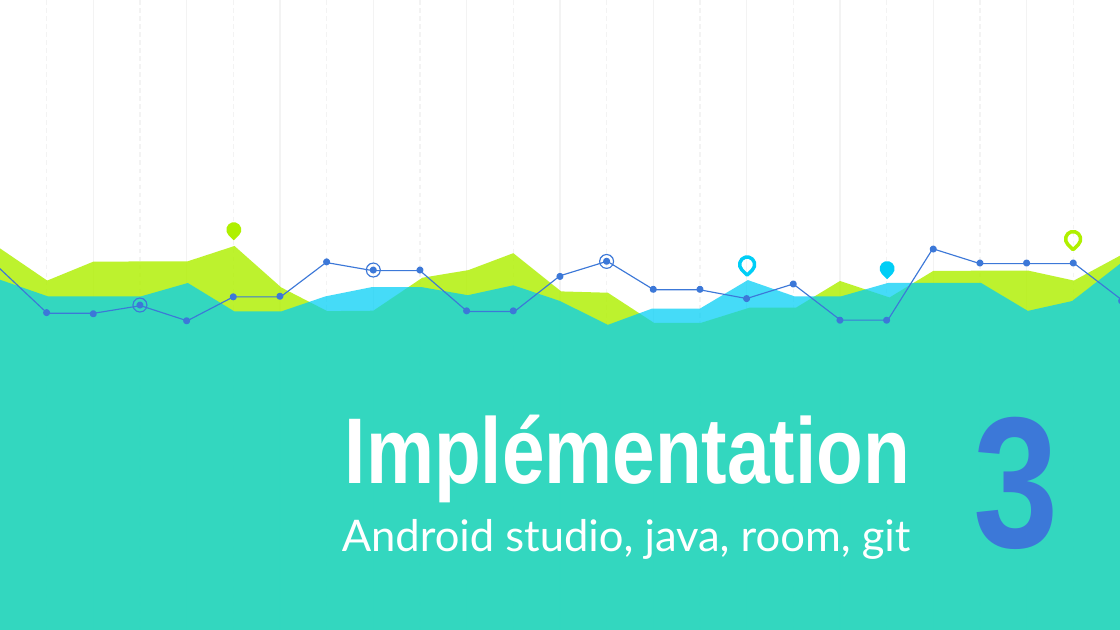
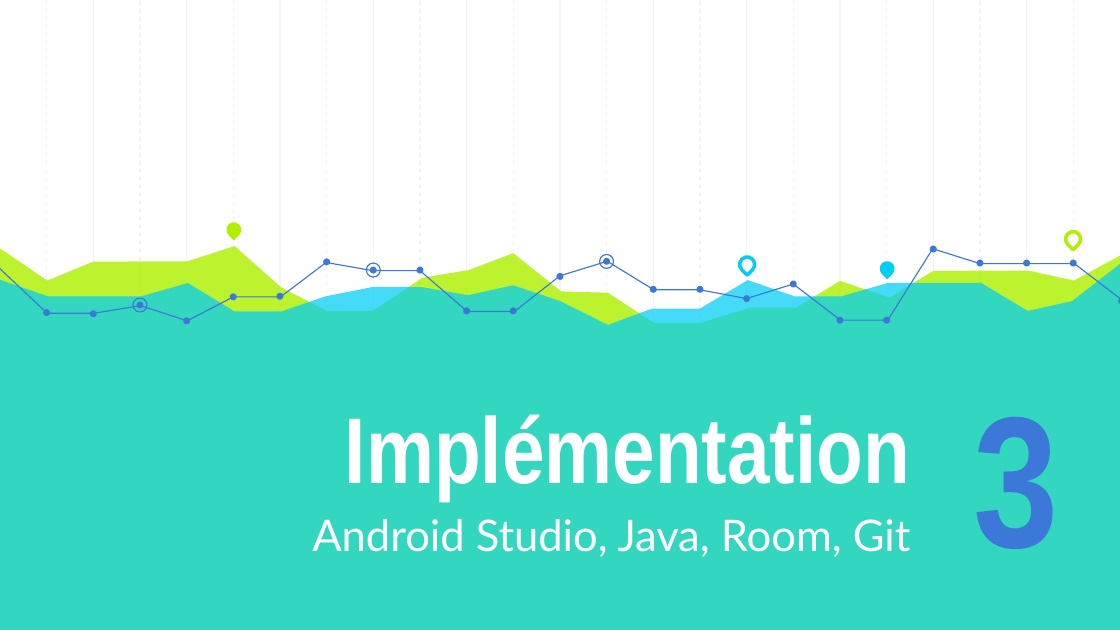
Before and after one commit to AzeddineZadir/docpfc, a slide deck: slide 15 of présentation licence 3.pptx. Drawn at 1120x630 pixels with LibreOffice and Linux fonts; fonts in the diff are those of the drawing. Boxes give left, top, right and bottom in pixels: in the first picture for what was removed or moved away, otherwise in the second. Text is boxed around its words. In the diff, an @@ line names an element or a change of style, - is before the commit and + after.

```diff
--- a/présentation licence 3.pptx
+++ b/présentation licence 3.pptx
@@ subtitle at box(312, 519, 911, 557): text changed @@
-Android studio, java, room, git
+Android Studio, Java, Room, Git
```
Also in this commit, not shown: 15 other slides changed, 1 slide added, 3 slides removed, 1 other file.
